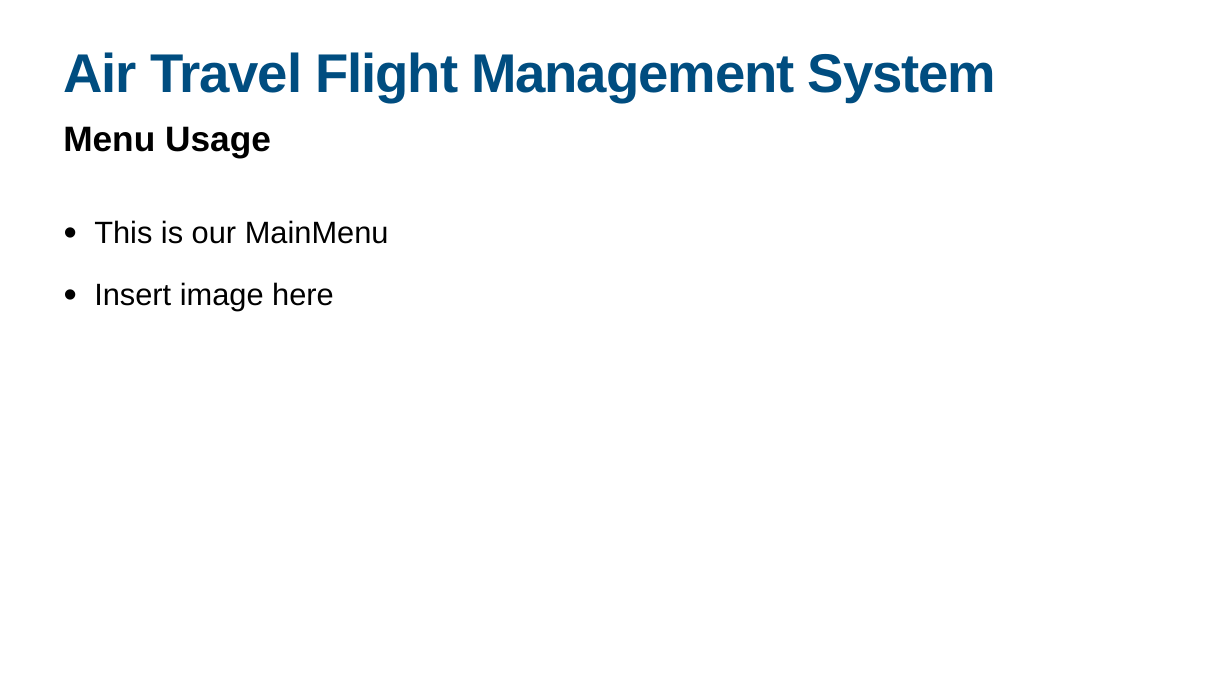
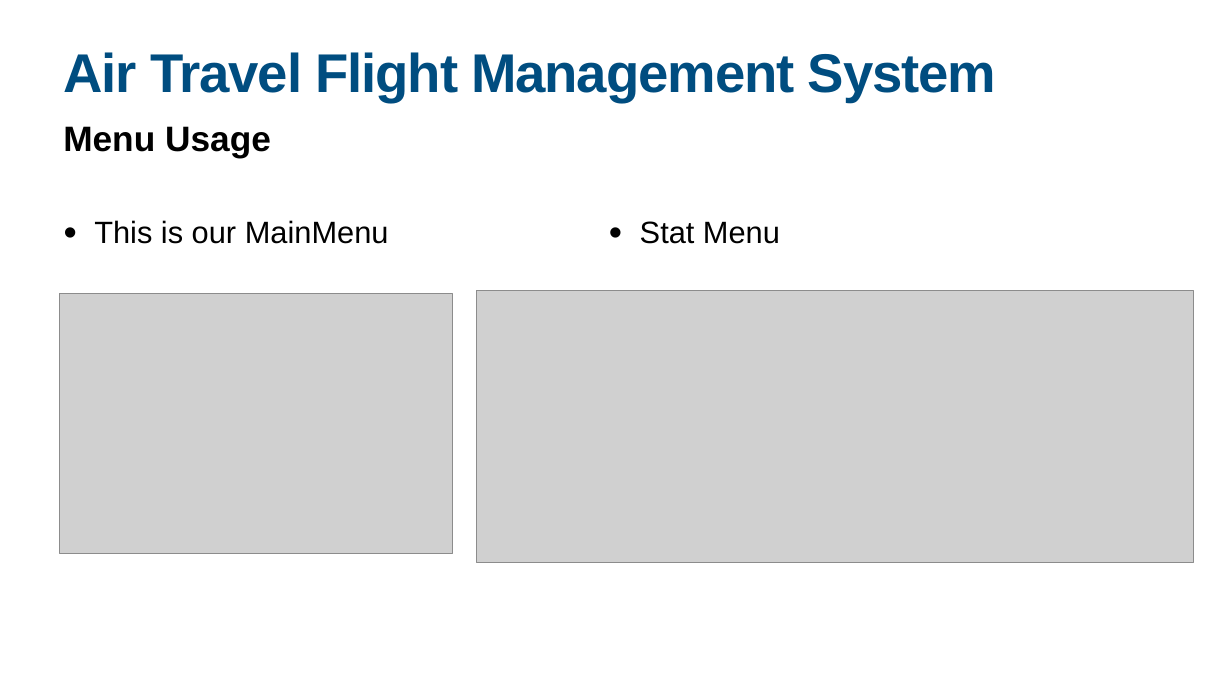
Before and after one commit to joaoparada10/Flight-Management-System, a slide deck: slide 9 of AEDProj2.pptx (slide 10 before the commit). Drawn at 1232x693 pixels with LibreOffice and Linux fonts; fonts in the diff are those of the drawing; grey boxes stand for pictures. Boxes give left, top, right and bottom in pixels: in the first picture for what was removed or moved away, otherwise in the second. Text is boxed around its words. In the diff, an @@ line names an element or a change of style, - is before the commit and + after.

```diff
--- a/AEDProj2.pptx
+++ b/AEDProj2.pptx
@@ text added at [640,221,780,244], 48 pt, text #000000 @@
+• Stat Menu
@@ picture added at [59,293,452,552] @@
@@ text at [94,282,334,311]: paragraph removed @@
-• Insert image here
@@ picture added at [476,291,1193,562] @@
```
Also in this commit, not shown: 5 other slides changed, 1 slide removed.
